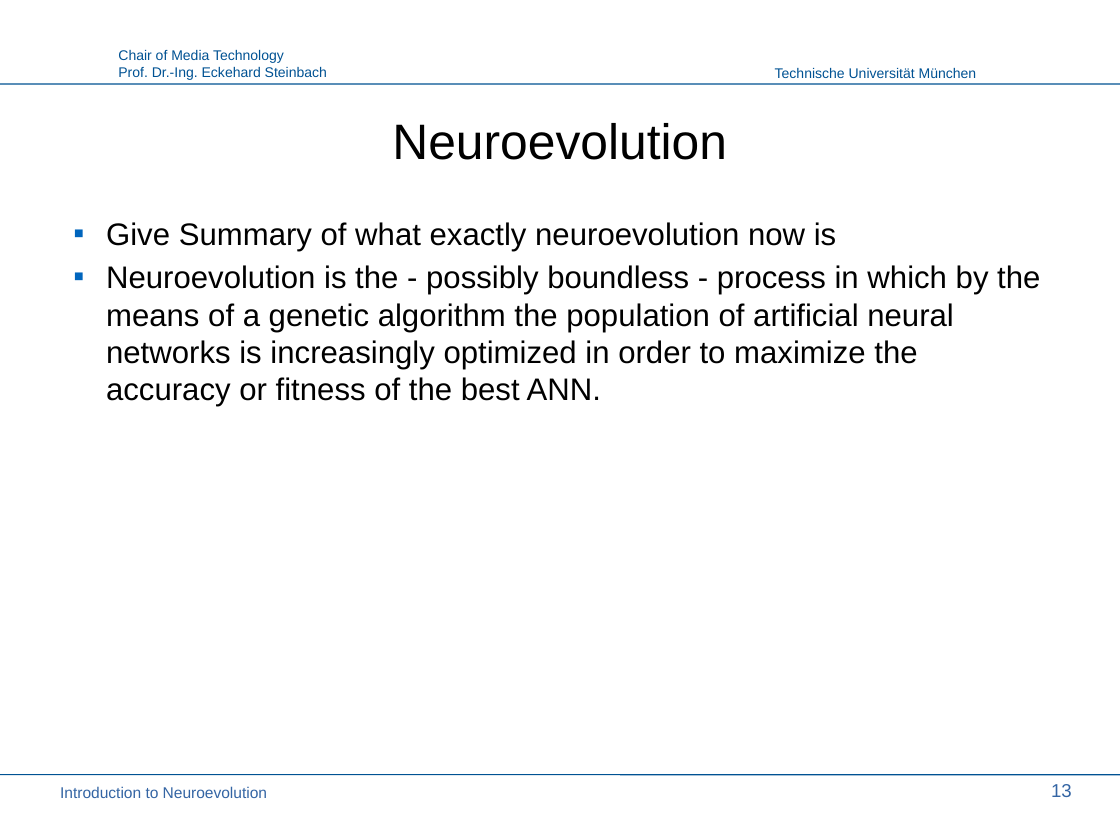
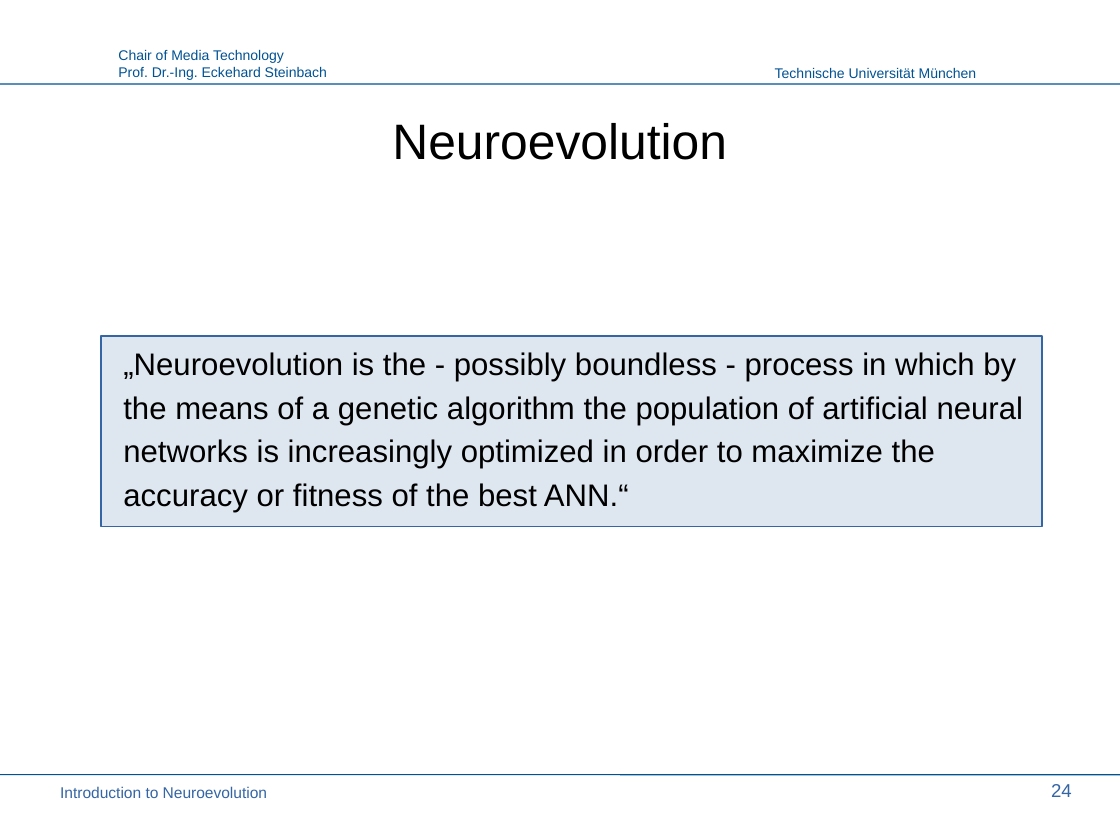
Before and after one commit to PaulPauls/Neuroevolution_of_Augmenting_Topologies_Paper, a slide deck: slide 24 of presentation/neuroevolution_presentation.odp (slide 13 before the commit). Drawn at 1120x840 pixels with LibreOffice and Linux fonts; fonts in the diff are those of the drawing; background and template pictures are left out. Boxes give left, top, right and bottom in pixels: in the first picture for what was removed or moved away, otherwise in the second. Text is boxed around its words. In the diff, an @@ line names an element or a change of style, - is before the commit and + after.

```diff
--- a/presentation/neuroevolution_presentation.odp
+++ b/presentation/neuroevolution_presentation.odp
@@ rectangle added at [101, 336, 1043, 526], fill #DEE6EF, outline #3465A4 0.99 pt @@
@@ text at [123, 352, 1024, 512]: text changed @@
-▪ Give Summary of what exactly neuroevolution now is
-▪ Neuroevolution is the - possibly boundless - process in which by the means of a genetic algorithm the population of artificial neural networks is increasingly optimized in order to maximize the accuracy or fitness of the best ANN.
+„Neuroevolution is the - possibly boundless - process in which by
+the means of a genetic algorithm the population of artificial neural
+networks is increasingly optimized in order to maximize the
+accuracy or fitness of the best ANN.“
@@ page number at [1051, 784, 1072, 797]: text changed @@
-13
+24
```
Also in this commit, not shown: 15 other slides changed, 11 slides added.
